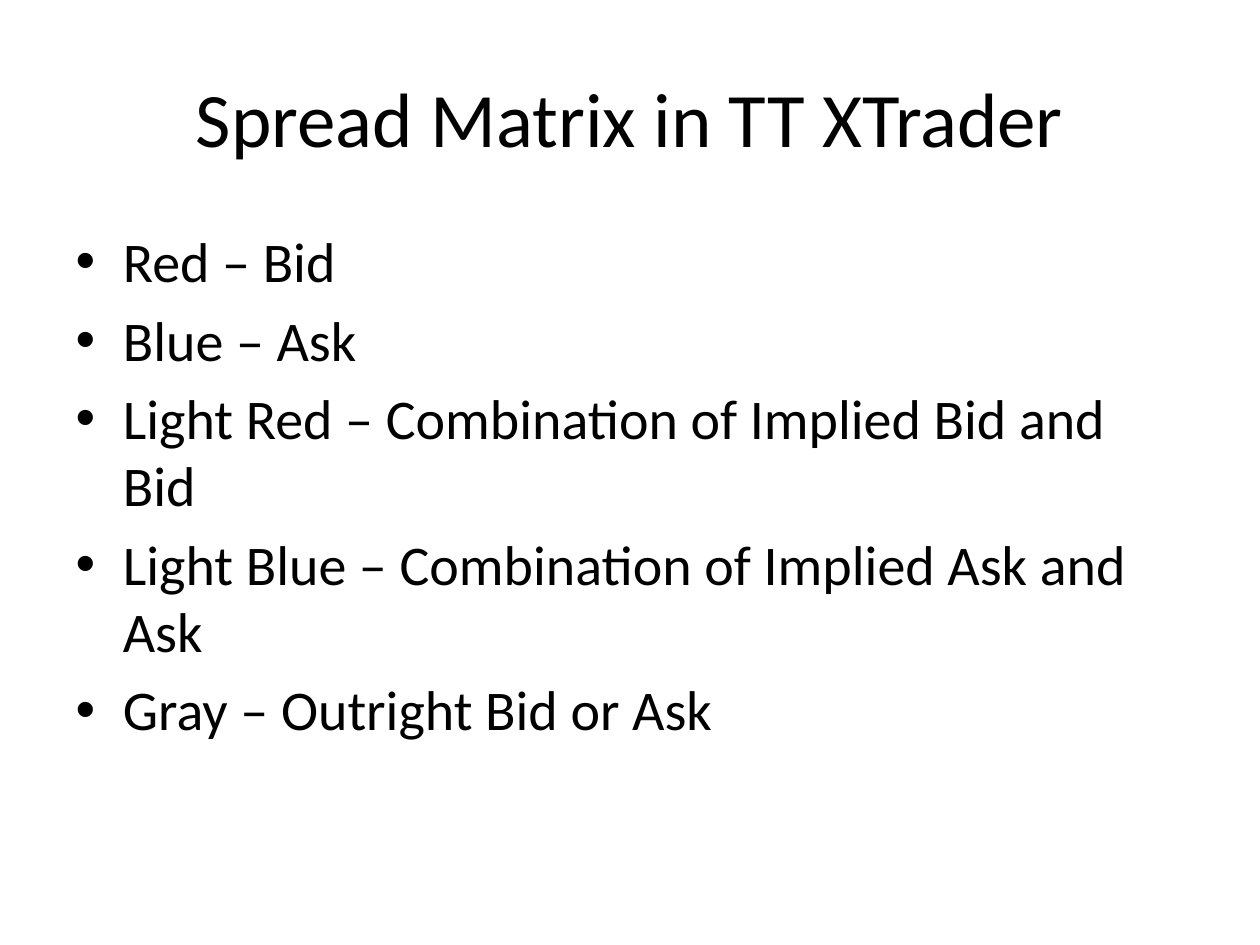
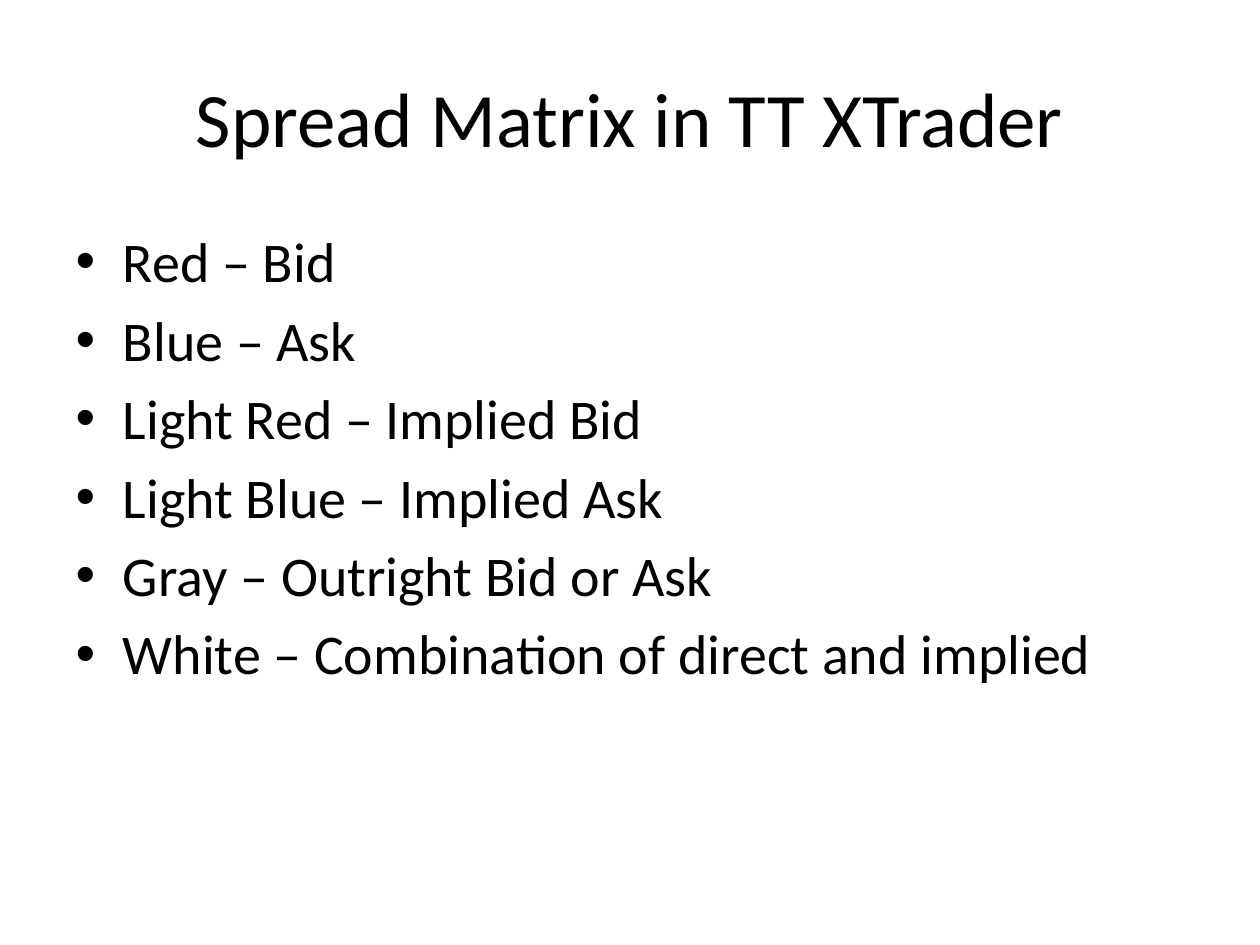
Before and after one commit to benofben/implier, a slide deck: slide 3 of doc/Implier - Arbitrage Examples.pptx. Drawn at 1260x945 pixels with LibreOffice and Linux fonts; fonts in the diff are those of the drawing. Boxes give left, top, right and bottom in pixels: in the first picture for what was removed or moved away, otherwise in the second. Text is boxed around its words. In the diff, an @@ line names an element or a change of style, - is before the commit and + after.

```diff
--- a/doc/Implier - Arbitrage Examples.pptx
+++ b/doc/Implier - Arbitrage Examples.pptx
@@ text at <box>123,400,663,528</box>: text changed @@
-• Light Red – Combination of Implied Bid and Bid
-• Light Blue – Combination of Implied Ask and Ask
+• Light Red – Implied Bid
+• Light Blue – Implied Ask
@@ text at <box>123,635,1090,683</box>: paragraph added @@
+• White – Combination of direct and implied
```
Also in this commit, not shown: 2 other slides changed, 1 slide removed.
